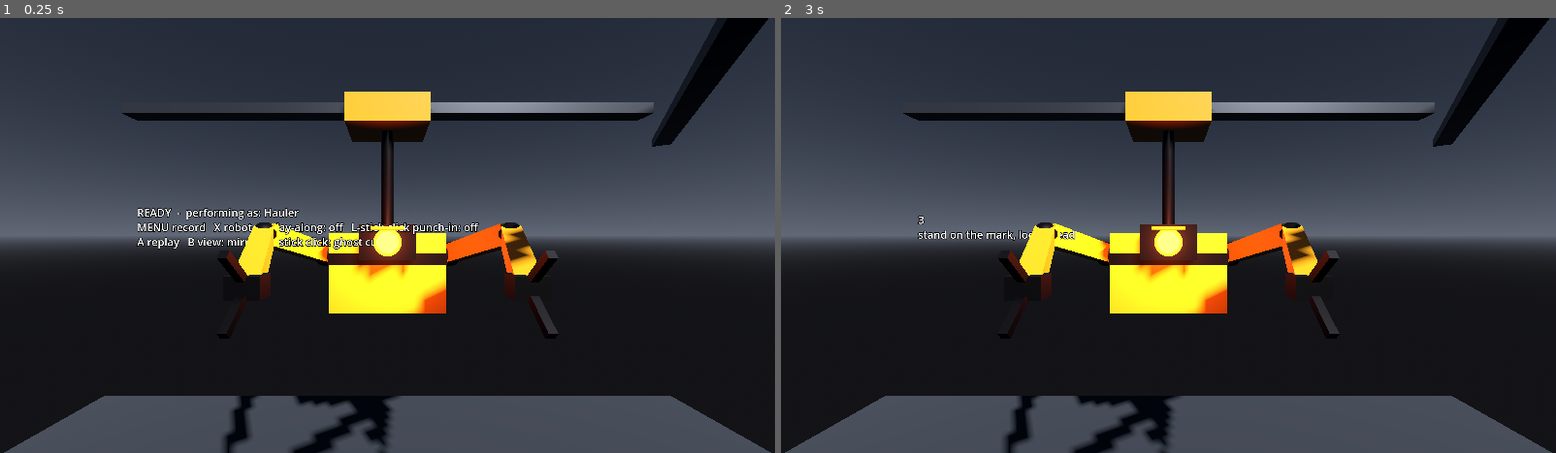
Above: before the commit, frames 1-2 (left to right).
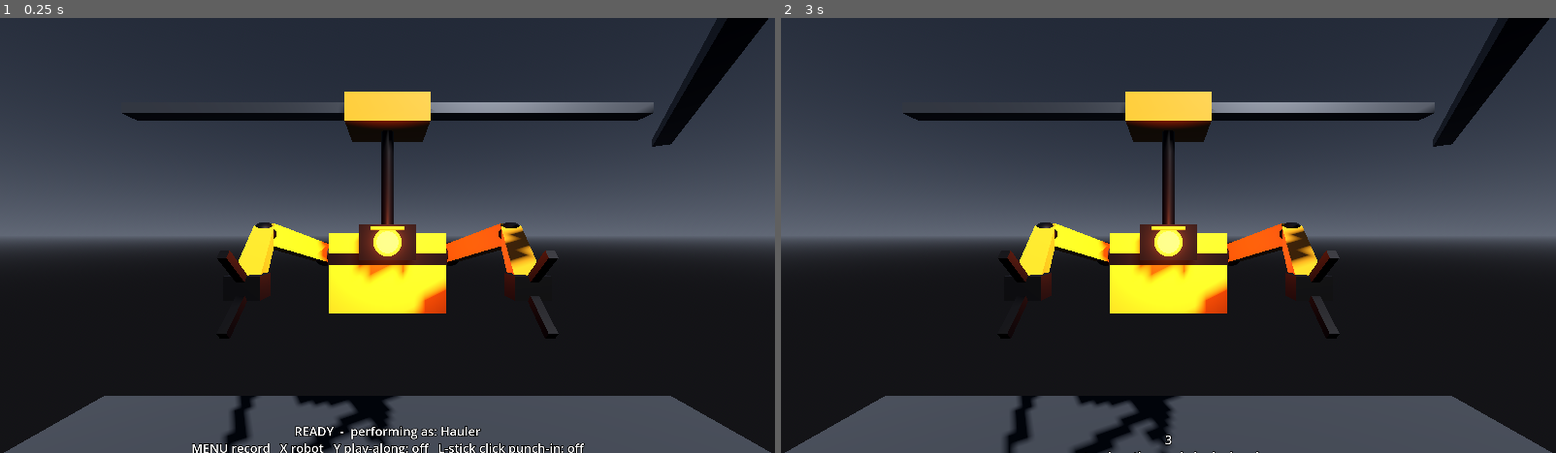
Above: after the commit, the same moments.

Repository: gonkhub/corkLabs
Game: Godot game, scene res://recorder/recorder.tscn
The game is run twice, just before and just after one commit, with the same random seed, the same clock (stepped at 60 frames per second) and the same inputs.
Inputs (mouse positions are in pixels of both pictures, inside the frame that each line leads up to):
- Up to frame 1 (0.25 s): no input
- Up to frame 2 (3 s): tap Enter at 0.5, 2 s; move the mouse to (1339, 213) at 0.52 s; hold Right 0.53-1.25 s; tap Tab at 0.6 s; click (1339, 213) at 0.67 s; tap Space at 0.77, 1.25, 2.75 s; drag from (1013, 257) to (1129, 322) at 1.27 s; move the mouse to (1246, 139) at 2.02 s; hold Right 2.03-2.75 s; tap 2 at 2.1 s; drag from (1129, 322) to (936, 170) at 2.77 s

The runs differ from the first frame. In frame 1, 2.2% of the frame differs, in the area x 17-76%, y 43-100%; in frame 2, 0.3%.

Commit message:
Recorder HUD moves to a floor-monitor spot below the robot
Co-Authored-By: Claude Opus 5.5 <noreply@anthropic.com>

Diff:
--- a/recorder/recorder.tscn
+++ b/recorder/recorder.tscn
@@ -86,13 +86,12 @@
 surface_material_override/0 = SubResource("Mark_mat")
 
 [node name="Hud" type="Label3D" parent="."]
-transform = Transform3D(1, 0, 0, 0, 1, 0, 0, 0, 1, -1.5, 1.75, -1.7)
-pixel_size = 0.0016
+transform = Transform3D(1, 0, 0, 0, 1, 0, 0, 0, 1, 0, 0.8, -1.2)
+pixel_size = 0.0013
 billboard = 1
 text = "READY"
 font_size = 40
 outline_size = 10
-horizontal_alignment = 0
 
 [node name="Stage" type="Node3D" parent="."]
 transform = Transform3D(-1, 0, 0, 0, 1, 0, 0, 0, -1, 0, 2.5, -2.2)
